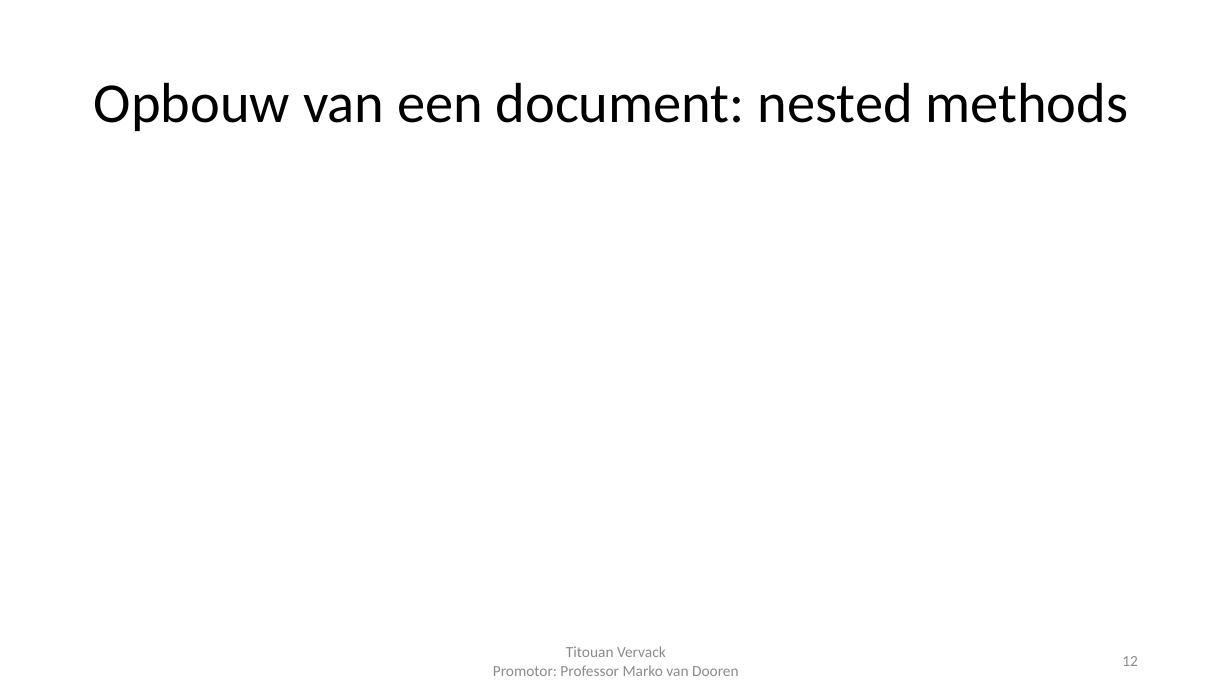
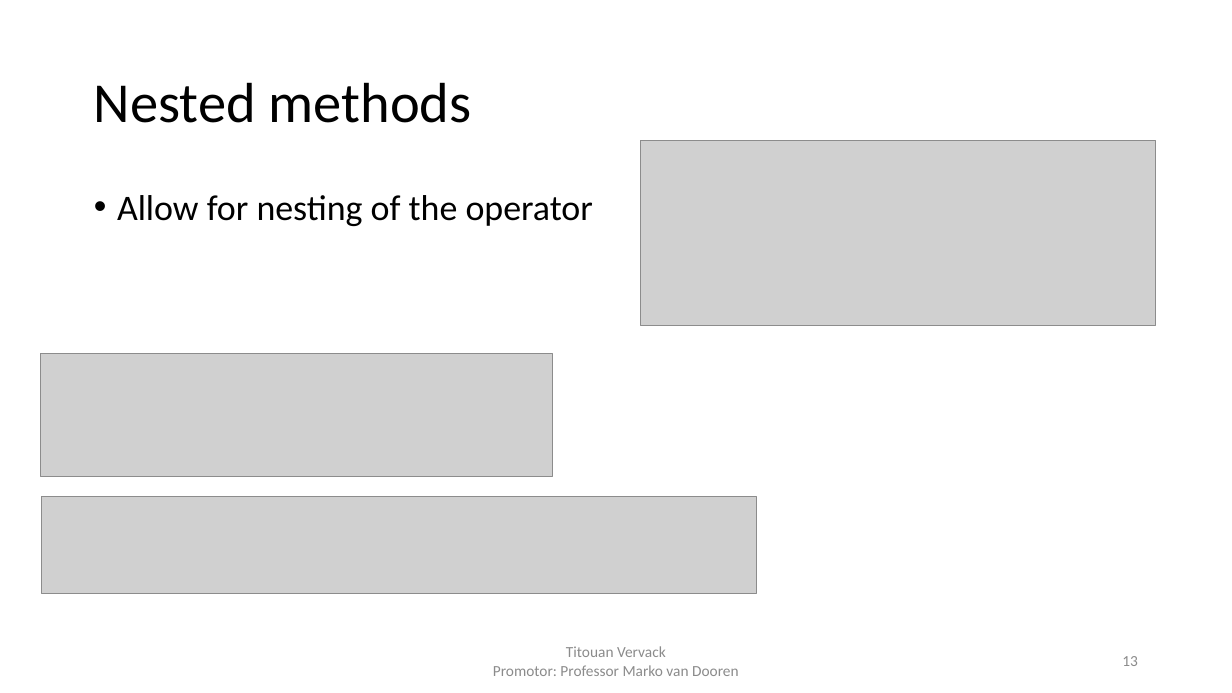
Before and after one commit to FlashYoshi/neio, a slide deck: slide 13 of Intermediate Presentation.pptx (slide 12 before the commit). Drawn at 1232x693 pixels with LibreOffice and Linux fonts; fonts in the diff are those of the drawing; grey boxes stand for pictures. Boxes give left, top, right and bottom in pixels: in the first picture for what was removed or moved away, otherwise in the second. Text is boxed around its words. In the diff, an @@ line names an element or a change of style, - is before the commit and + after.

```diff
--- a/Intermediate Presentation.pptx
+++ b/Intermediate Presentation.pptx
@@ title at (94, 82, 472, 123): text changed @@
-Opbouw van een document: nested methods
+Nested methods
@@ picture added at (640, 140, 1156, 325) @@
@@ text added at (117, 195, 593, 226), 28 pt, text #000000 @@
+• Allow for nesting of the operator
@@ picture added at (41, 353, 553, 476) @@
@@ picture added at (42, 497, 757, 593) @@
@@ page number at (1122, 656, 1138, 666): text changed @@
-12
+13
```
Also in this commit, not shown: 18 other slides changed, 1 slide added, 21 other files.
